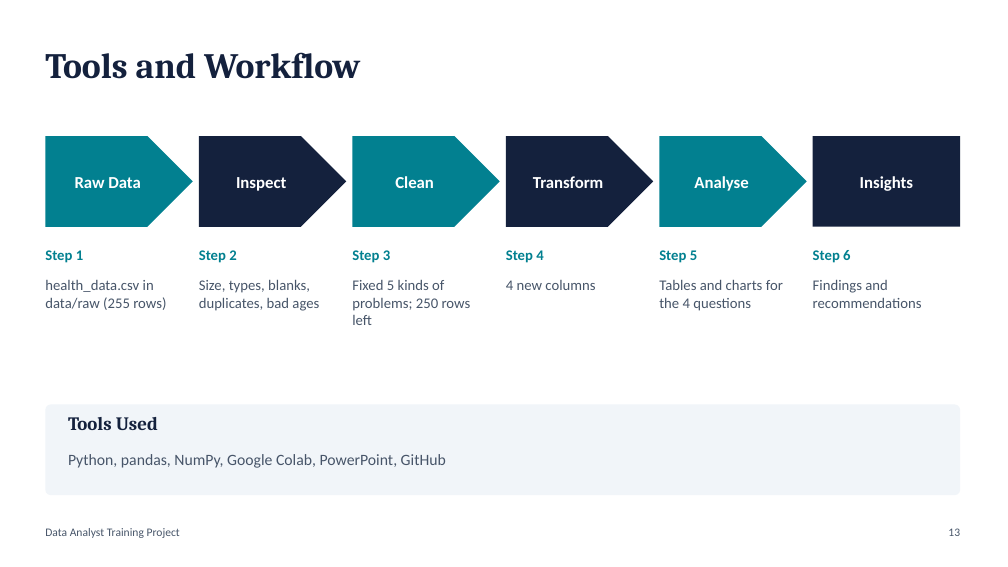
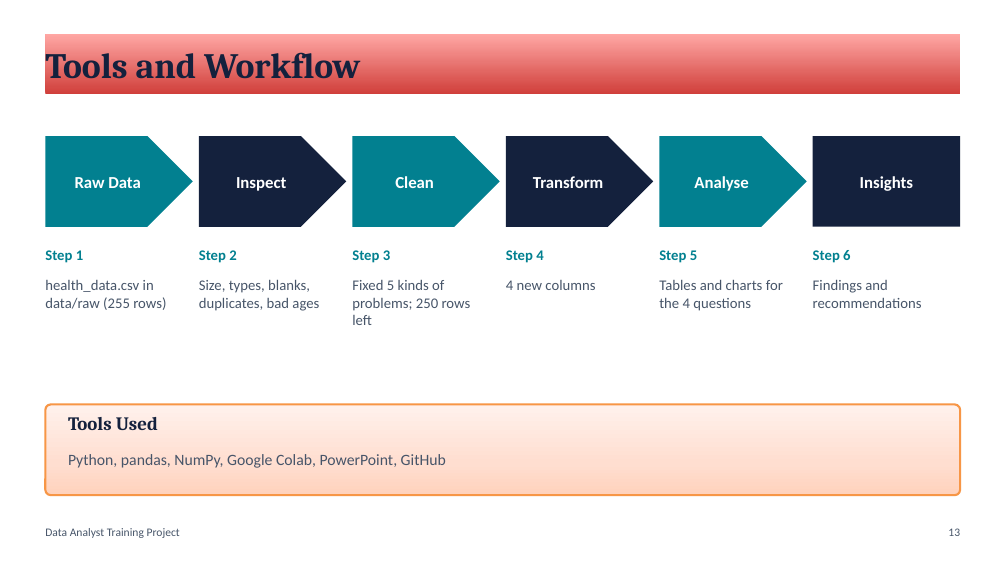
Before and after one commit to sakshiship-it/DATA-ANALYTICS-PROJECT, a slide deck: slide 13 of documents/Healthcare_Project_Presentation.pptx. Drawn at 1008x567 pixels with LibreOffice and Linux fonts; fonts in the diff are those of the drawing. Boxes give left, top, right and bottom in pixels: in the first picture for what was removed or moved away, otherwise in the second. Text is boxed around its words. In the diff, an @@ line names an element or a change of style, - is before the commit and + after.

```diff
--- a/documents/Healthcare_Project_Presentation.pptx
+++ b/documents/Healthcare_Project_Presentation.pptx
@@ rectangle "Tools and Workflow": place and size @@
-rectangle "Tools and Workflow" at bbox=[45, 52, 360, 79]
+rectangle "Tools and Workflow" at bbox=[45, 34, 960, 95]
@@ rectangle "Tools and Workflow" at bbox=[45, 34, 960, 95]: fill none to gradient #D1403C to #FFA6A5 @@
@@ rounded rectangle at bbox=[45, 405, 960, 495]: fill #F1F5F9 to gradient #FFD2BD to #FFDED0 to #FFF2ED; outline none to #F79646 2 pt @@
```
Also in this commit, not shown: 14 other slides changed, 1 other file.
